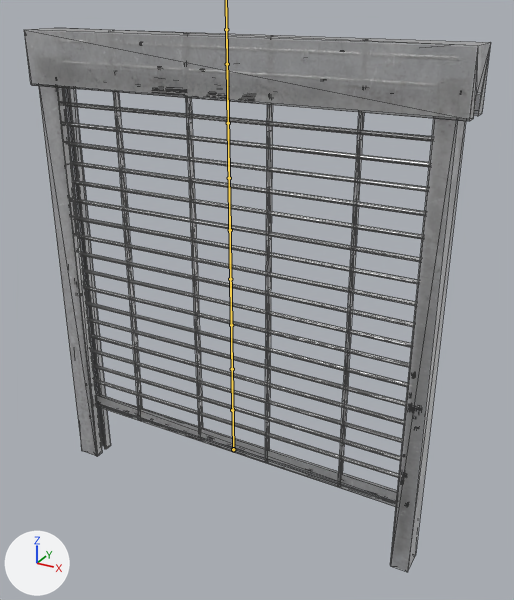
The FBX model Framework/Client/Bin/Resources/Models/Map/Prop/Gimmick/sm42/sm42_010_hallpipeshutter01a_Anim.fbx, before and after one commit.
Rendered twice from a 50 mm lens placed at (2.0, -3.33, 3.09), pointed at (0.14, 0.07, 1.39). The axes (+X, +Y, +Z) are drawn at lower left. The lights are the same throughout. Both versions are drawn at frame 1 of the action 'root|Static'; the numbers are the values there. The bones that change are drawn over the model as lines. Mesh edges are drawn as thin lines.

Objects in the first picture: 'LOD_1_Group_0_Sub_1__sm42_010_HallPipeShutter01A_A_Mat'.
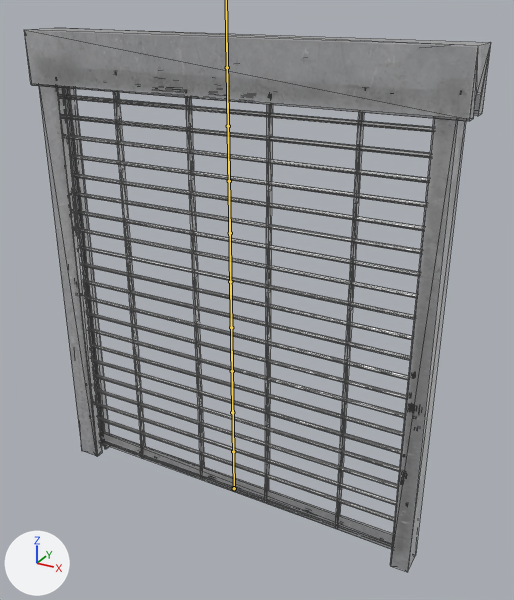
Pixel boxes (x1, y1, x2, y2) of what changed, in the pictures (514 x 600 px):
'LOD_1_Group_0_Sub_1__sm42_010_HallPipeShutter01A_A_Mat', posed: (24, 28, 491, 572) in both
bone '_06', root to tip: before (230, 279) to (226, 33); after (231, 327) to (227, 97)
bone '_07', root to tip: before (231, 325) to (227, 94); after (232, 371) to (228, 154)
bone '_08', root to tip: before (232, 369) to (228, 151); after (232, 412) to (229, 207)
bone '_09', root to tip: before (232, 410) to (229, 204); after (233, 451) to (230, 257)
bone '_010', root to tip: before (233, 449) to (230, 255); after (234, 488) to (231, 305)

The change in detail:
Bone '_01' (bone_01) moves from (0.0, 19.0, 0.0) to (0.0, 0.0, 0.0).
Bone '_02' (bone_02) moves from (0.0, 32.0, 0.0) to (0.0, 0.0, 0.0).
Bone '_03' (bone_03) moves from (0.0, 32.0, 0.0) to (0.0, 0.0, 0.0).
Bone '_04' (bone_04) moves from (0.0, 32.0, 0.0) to (0.0, 0.0, 0.0).
Bone '_05' (bone_05) moves from (0.0, 32.0, 0.0) to (0.0, 0.0, 0.0).
Bone '_06' (bone_06) moves from (0.0, 32.0, 0.0) to (0.0, 0.0, 0.0).
Bone '_07' (bone_07) moves from (0.0, 32.0, 0.0) to (0.0, 0.0, 0.0).
Bone '_08' (bone_08) moves from (0.0, 32.0, 0.0) to (0.0, 0.0, 0.0).
Bone '_09' (bone_09) moves from (0.0, 32.0, 0.0) to (0.0, 0.0, 0.0).
Bone '_010' (bone_010) moves from (0.0, 32.0, 0.0) to (0.0, 0.0, 0.0).
